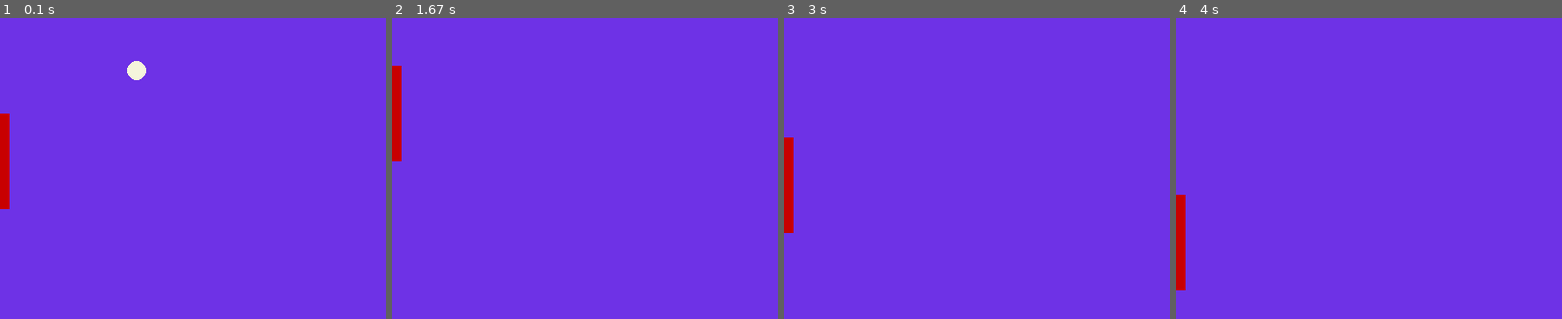
Above: before the commit, frames 1-4 (left to right).
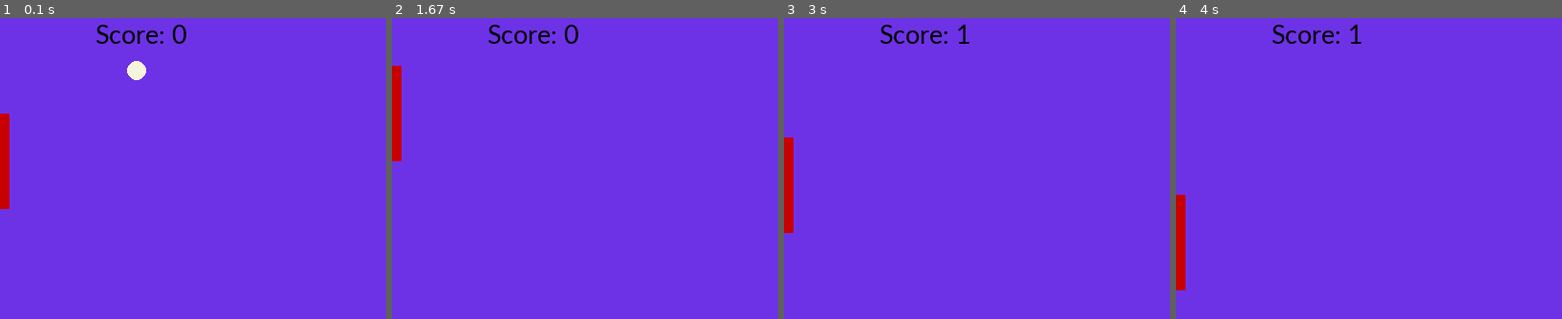
Above: after the commit, the same moments.

Repository: BackMountainDevil/pongPygame
Game: pygame game, started from pong.py
The game is run twice, just before and just after one commit, with the same random seed, the same clock (stepped at 60 frames per second) and the same inputs.
Inputs:
- Up to frame 1 (0.1 s): no input
- Up to frame 2 (1.67 s): hold Up 0.33-0.8 s; hold Down 0.83-1.13 s; tap Space at 0.9, 1.23, 1.63 s; hold Up 1.17-1.53 s; hold Down from 1.57 s (still down)
- Up to frame 3 (3 s): release Down at 1.93 s; hold Down 1.97-2.27 s; tap Space at 2.03, 2.37, 2.7 s; hold Down 2.3-2.6 s; hold Up from 2.63 s (still down)
- Up to frame 4 (4 s): release Up at 3 s; hold Down 3.03-3.4 s; tap Space at 3.1, 3.5, 3.83 s; hold Up 3.43-3.73 s; hold Down from 3.77 s (still down)
The pictures show only the part of the screen within x 0-50%, y 0-50%; the shares and areas given below are measured in that part.

The runs differ from the first frame. In frame 1, 0.5% of the frame differs, in the area x 25-49%, y 2-9%; in frame 2, 0.5%; in frame 3, 0.5%; in frame 4, 0.5%.

Commit message:
添加游戏得分

Diff:
--- a/pong.py
+++ b/pong.py
@@ -20,6 +20,7 @@
 CBACK = (110, 50, 230)
 CBALL = (245, 245, 220)
 CRKT = (200, 0, 0)
+CFONT = (0, 0, 0)
 
 
 def main():
@@ -39,6 +40,7 @@
 
     isload = False  # 音乐是否载入
     ispause = False     # 是否暂停
+    score = 0   # 分数
     pygame.init()
     screen = pygame.display.set_mode((WIDTH, HEIGHT))
     pygame.display.set_caption('Pong Pygame program')
@@ -49,6 +51,10 @@
         isload = True
     except Exception as m:
         print("警告信息： ", m, "， 请正确配置音频文件")
+
+    # fonts = pygame.font.get_fonts()   # 查看可用字体
+    # for i in fonts:
+    #     print(i)
     while True:
         screen.fill(CBACK)  # 清空画面为背景色
 
@@ -79,6 +85,7 @@
             elif x < (rkwh + radius):   # 左边界
                 if (y > rkty) and (y < (rkty + rkth)):  # 球拍范围内
                     speedx = -speedx
+                    score = score + 1   # 得分
                     if isload:  # 避免音频未正确加载导致的程序异常结束
                         pygame.mixer.music.play()
                 else:   # 未击中球拍
@@ -90,6 +97,11 @@
             y = y + speedy
         pygame.draw.rect(screen, CRKT, (0, rkty, rkwh, rkth), 0)  # 画填充矩形：球拍
         pygame.draw.circle(screen, CBALL, (x, y), radius, 0)  # 画实心球
+
+        # 找不到calibri字体就会使用pygame默认字体，都不支持中文
+        ft = pygame.font.SysFont("calibri", 30)
+        text = ft.render("Score: "+str(score), True, CFONT)
+        screen.blit(text, (100, 0))
         pygame.display.update()
 
 
Not shown, changed: README.md
